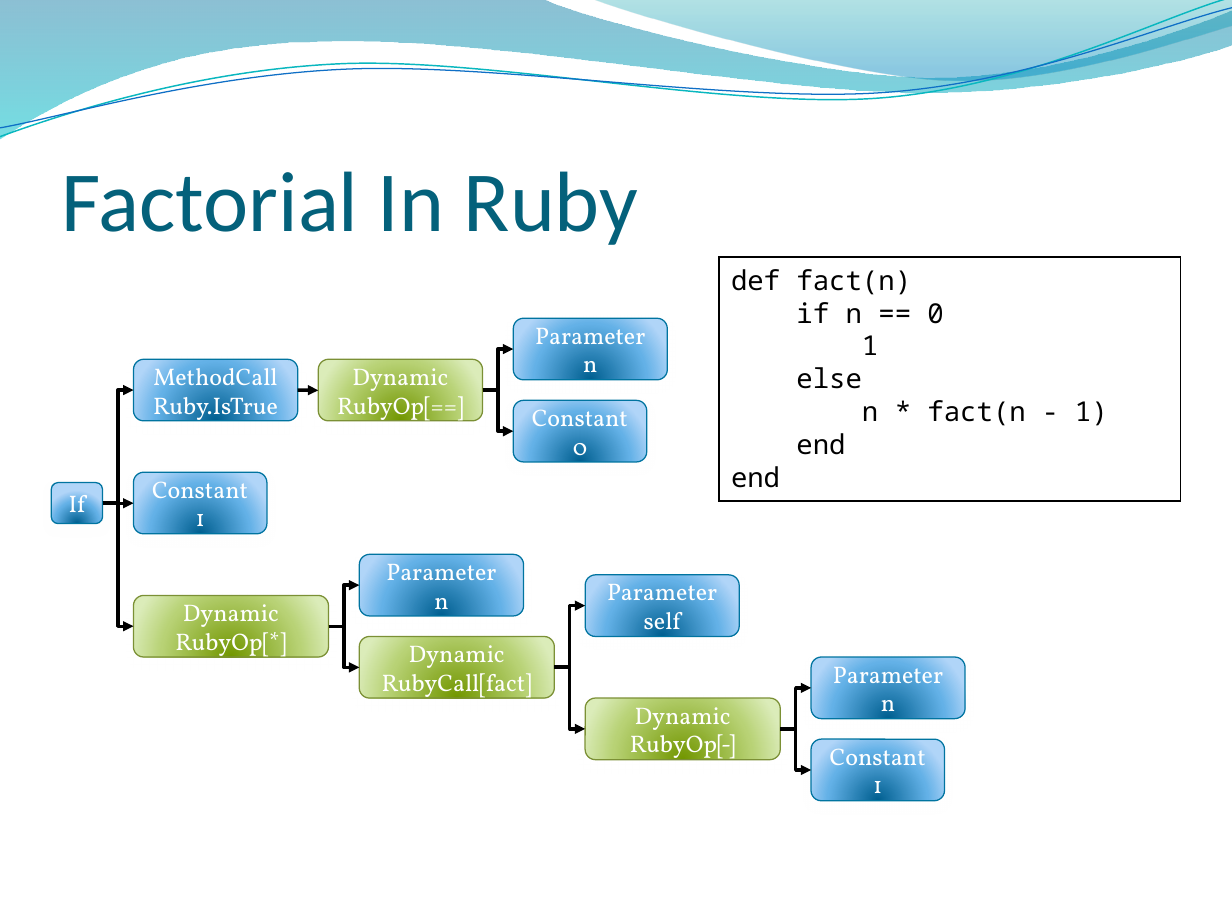
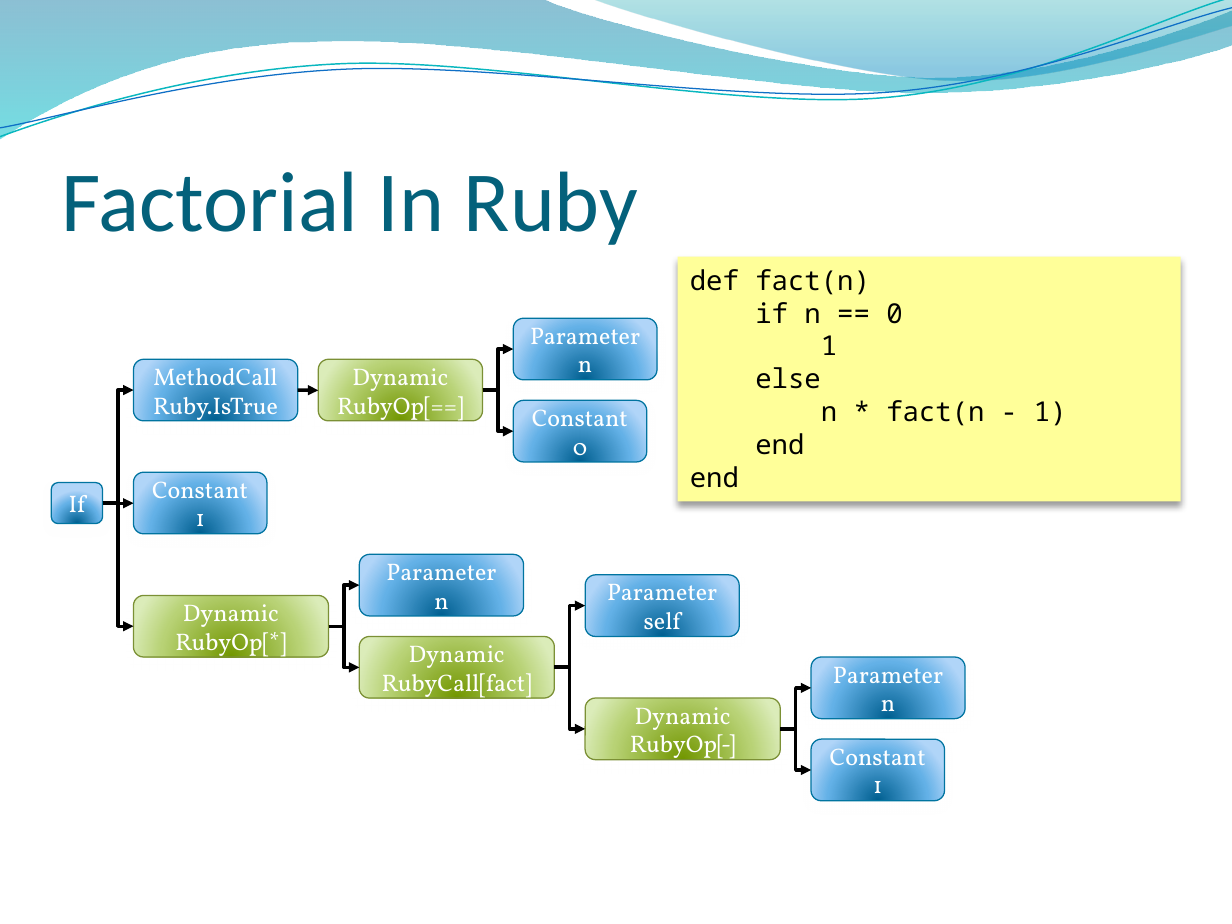
Before and after one commit to dahlbyk/Presentations, a slide deck: slide 25 of DLR/KDahlby.201006.KCDC.DLR.pptx. Drawn at 1232x924 pixels with LibreOffice and Linux fonts; fonts in the diff are those of the drawing; background and template pictures are left out. Boxes give left, top, right and bottom in pixels: in the first picture for what was removed or moved away, otherwise in the second. Text is boxed around its words. In the diff, an @@ line names an element or a change of style, - is before the commit and + after.

Commit message:
More DLR slide work

```diff
--- a/DLR/KDahlby.201006.KCDC.DLR.pptx
+++ b/DLR/KDahlby.201006.KCDC.DLR.pptx
@@ rectangle "def fact(n)": place and size @@
-rectangle "def fact(n)" at (718, 256, 1180, 501)
+rectangle "def fact(n)" at (678, 256, 1180, 501)
@@ rectangle "def fact(n)" at (678, 256, 1180, 501): fill #FFFFFF to #FFFF99; outline #000000 1 pt to none; shadow on @@
@@ rounded rectangle "Parameter": place and size @@
-rounded rectangle "Parameter" at (514, 318, 668, 379)
+rounded rectangle "Parameter" at (514, 318, 658, 379)
```
Also in this commit, not shown: 9 other slides changed.
